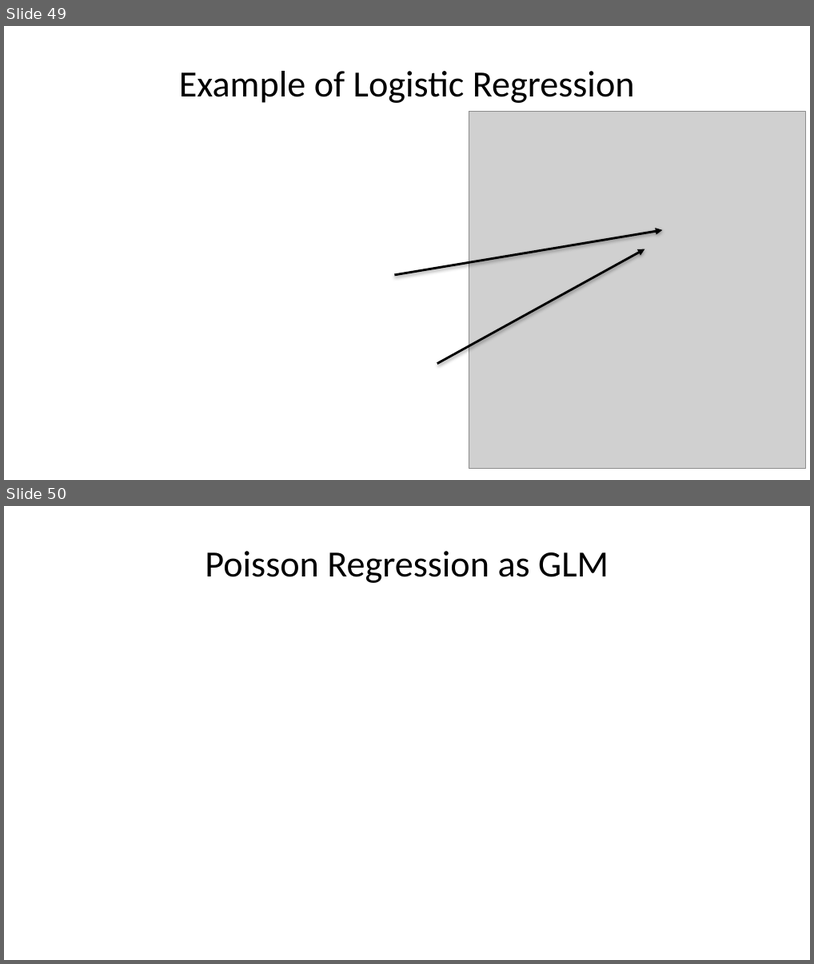
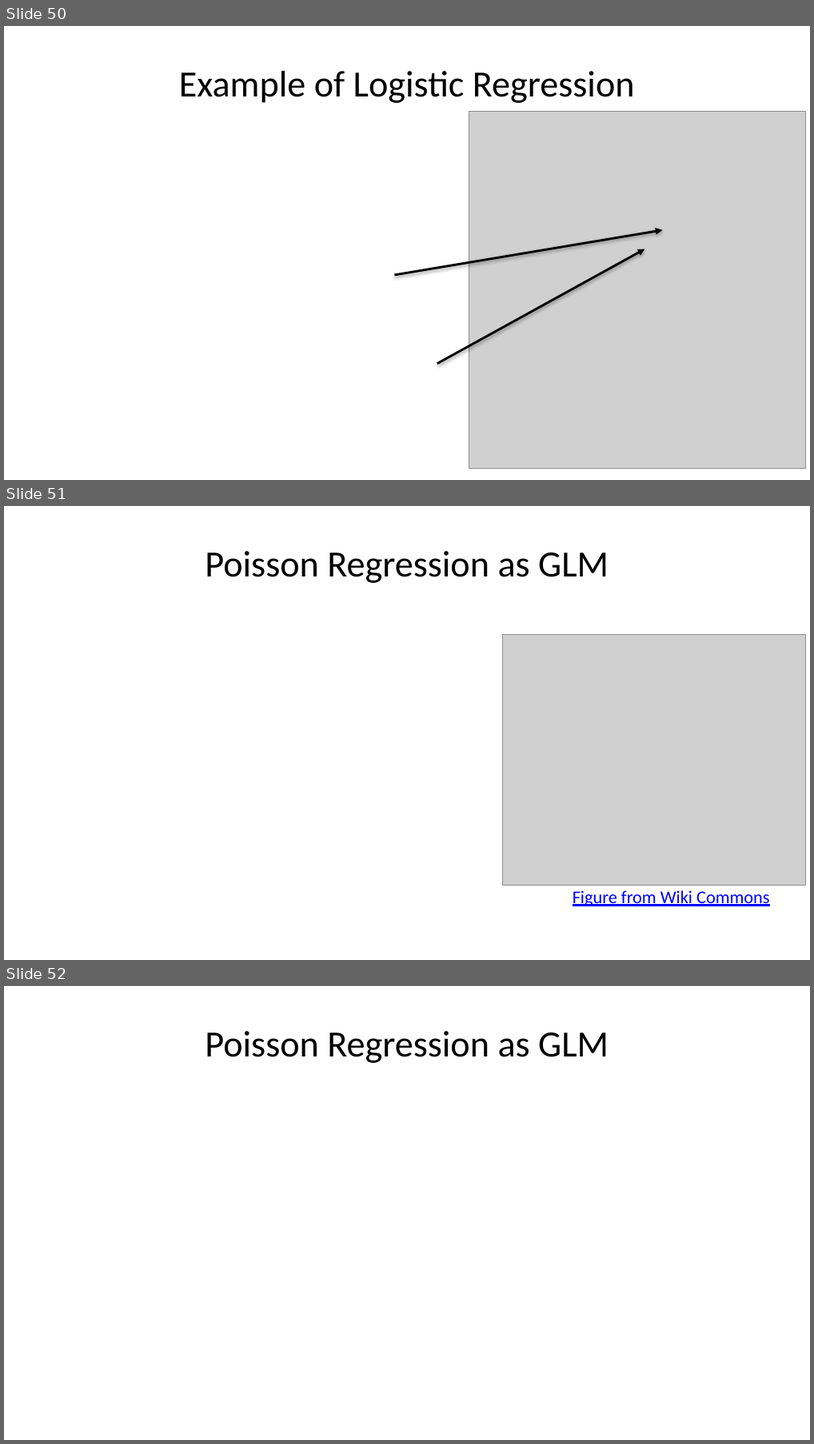
Before and after one commit to StephenElston/CSCI-E-83, a slide deck: LectureSlides/09_GeneralizingTheLinearModel.pptx. Shown one above the other, each under a label of ours: slides 49 and 50 before the commit, slides 50, 51 and 52 after it. The pictures are 814x964 and 814x1444 pixels, drawn with LibreOffice and Linux fonts; fonts in the diff are those of the drawing; grey boxes stand for pictures. Boxes give left, top, right and bottom in pixels: in the first picture for what was removed or moved away, otherwise in the second. Text is boxed around its words. In the diff, an @@ line names an element or a change of style, - is before the commit and + after.

```diff
--- a/LectureSlides/09_GeneralizingTheLinearModel.pptx
+++ b/LectureSlides/09_GeneralizingTheLinearModel.pptx
@@ slide 51 added at bbox=[4, 506, 810, 960], background #FFFFFF @@
@@ title added at bbox=[205, 551, 609, 583], 33 pt, text #000000 @@
+Poisson Regression as GLM
@@ picture added at bbox=[502, 635, 806, 885] @@
@@ text added at bbox=[573, 890, 770, 906], 16 pt, text #0000FF, underline @@
+Figure from Wiki Commons
@@ what was slide 49 is now slide 50 @@
@@ what was slide 50 is now slide 52 @@
```
Also in this commit, not shown: 6 slides changed, 1 other slide added.
